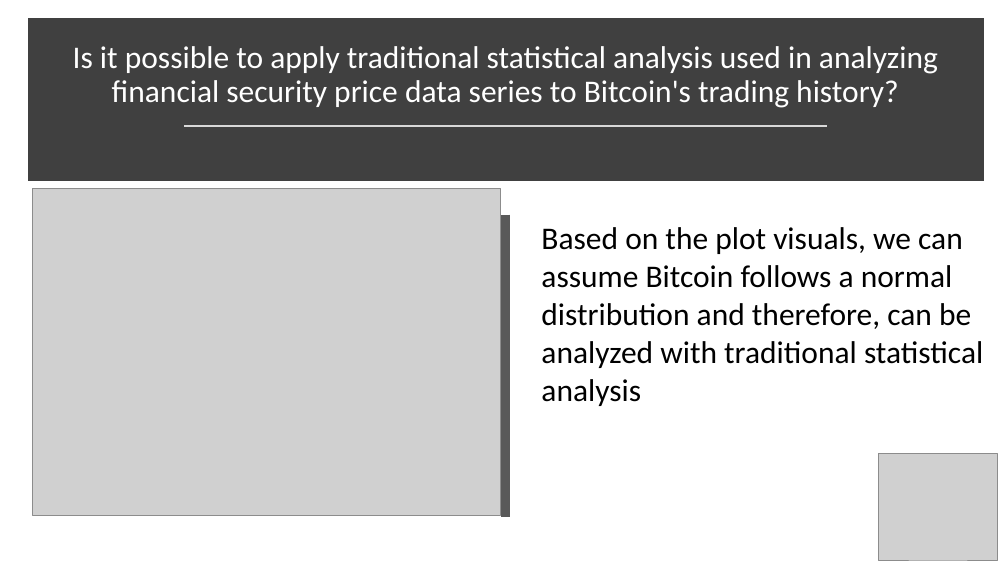
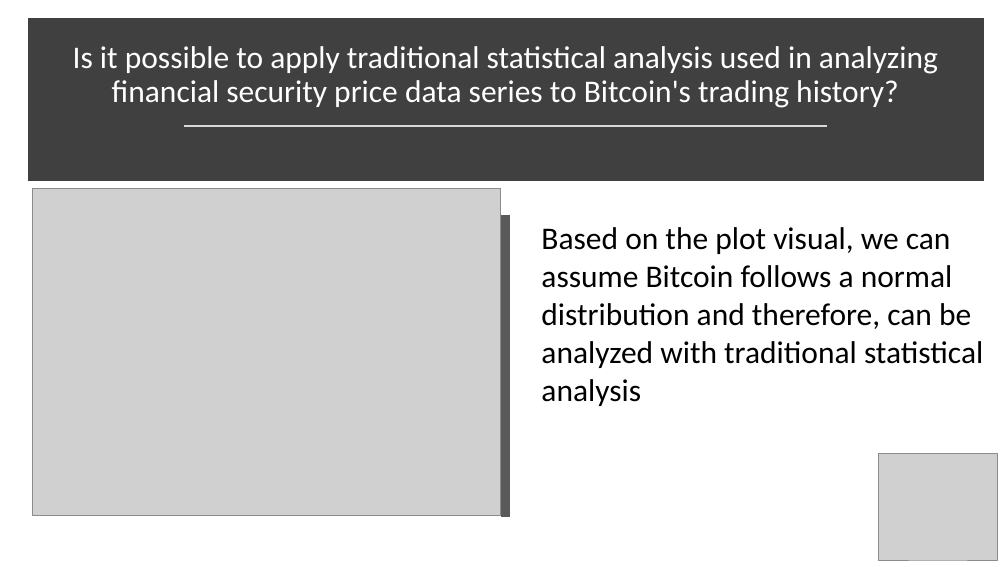
Before and after one commit to jennifermulroy/Bitcoin, a slide deck: slide 3 of Bitcoin_presentation.pptx. Drawn at 1008x567 pixels with LibreOffice and Linux fonts; fonts in the diff are those of the drawing; grey boxes stand for pictures. Boxes give left, top, right and bottom in pixels: in the first picture for what was removed or moved away, otherwise in the second. Text is boxed around its words. In the diff, an @@ line names an element or a change of style, - is before the commit and + after.

Commit message:
updating slide 3 with text

```diff
--- a/Bitcoin_presentation.pptx
+++ b/Bitcoin_presentation.pptx
@@ text at <box>541,227,983,406</box>: text changed @@
-Based on the plot visuals, we can assume Bitcoin follows a normal distribution and therefore, can be analyzed with traditional statistical analysis
+Based on the plot visual, we can assume Bitcoin follows a normal distribution and therefore, can be analyzed with traditional statistical analysis
```
